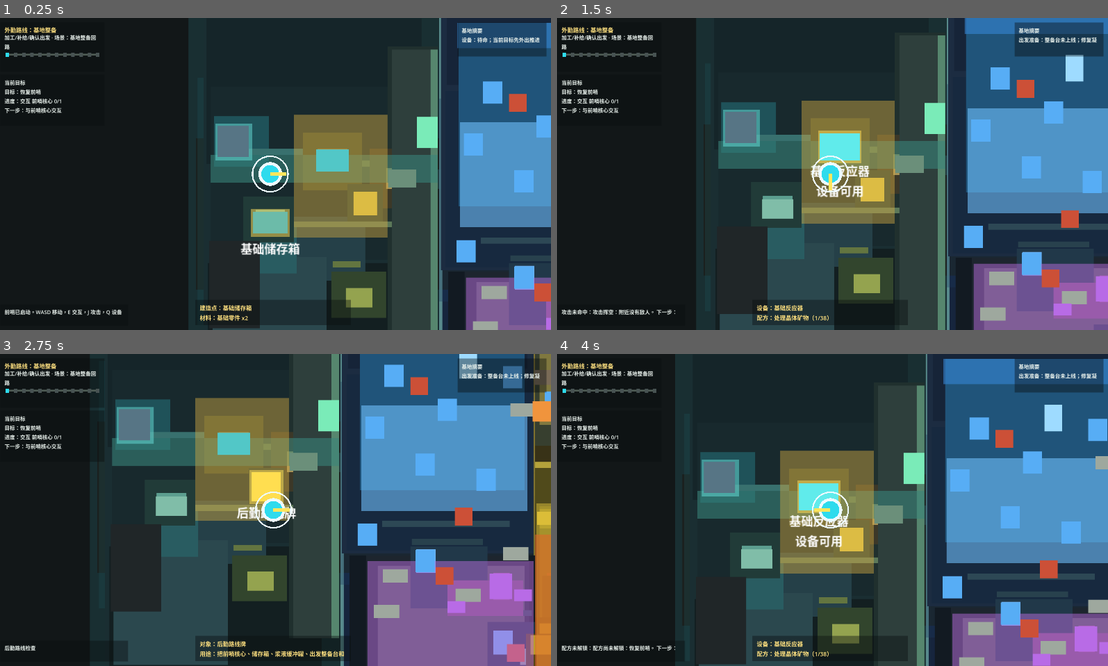
Above: before the commit, frames 1-4 (two rows, left to right).
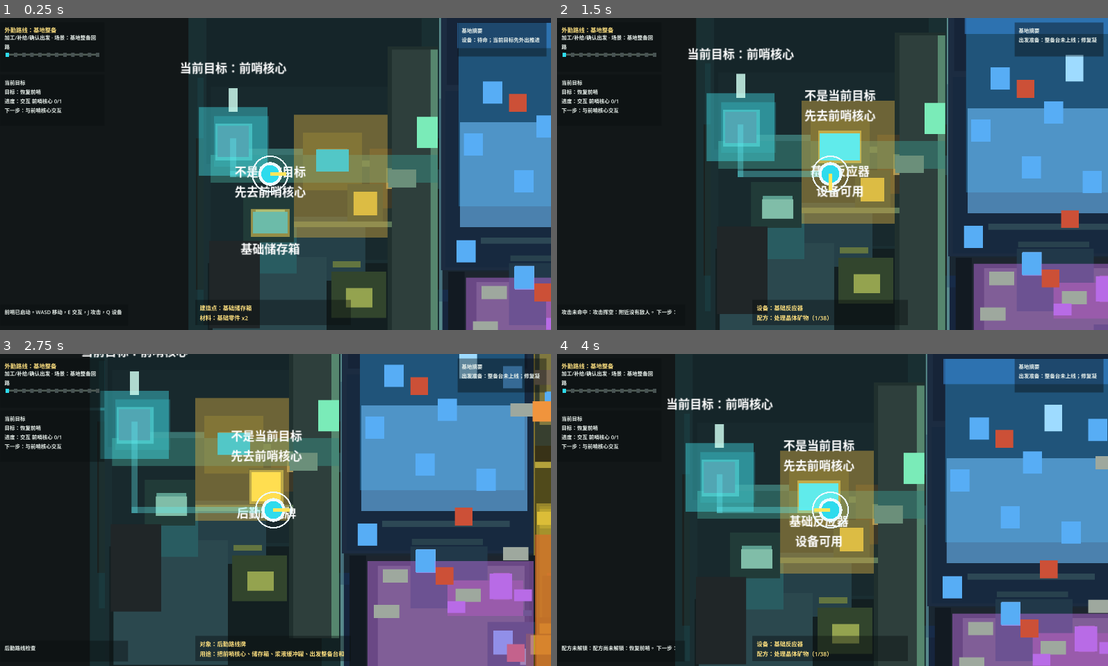
Above: after the commit, the same moments.

Repository: laugh0608/RadishCatalyst
Game: Godot game, scene res://scenes/boot/Boot.tscn
Same seed, same stepped clock (60 frames per second), same inputs: the game is played once before the commit and once after it.
Inputs (mouse positions are in pixels of both pictures, inside the frame that each line leads up to):
- Up to frame 1 (0.25 s): no input
- Up to frame 2 (1.5 s): tap Enter at 0.5 s; move the mouse to (953, 158) at 0.52 s; hold D (move_right) 0.53-1.28 s; tap E (interact) at 0.6 s; click (953, 158) at 0.67 s; move the mouse to (716, 189) at 1.27 s; hold S (move_down) from 1.28 s (still down); tap J (attack) at 1.35 s
- Up to frame 3 (2.75 s): tap E (interact) at 1.55, 2.3 s; move the mouse to (330, 441) at 2.02 s; release S (move_down) at 2.03 s; hold D (move_right) from 2.03 s (still down); hold R (cycle_recipe) from 2.03 s (still down)
- Up to frame 4 (4 s): move the mouse to (804, 572) at 2.77 s; release D (move_right) at 2.78 s; release R (cycle_recipe) at 2.78 s; hold W (move_up) 2.78-3.53 s; tap E (interact) at 2.85, 3.8 s; click (804, 572) at 2.92 s; move the mouse to (997, 556) at 3.52 s; hold A (move_left) from 3.53 s (still down); tap C (tactical_scan) at 3.6 s

The runs differ from the first frame. In frame 1, 3.7% of the frame differs, in the area x 32-56%, y 14-58%; in frame 2, 4.3%, in the area x 23-58%, y 9-52%; in frame 3, 4.3%; in frame 4, 4.2%.

Commit message:
feat: 增加当前目标场景导引

Diff:
--- a/client/scenes/maps/VerticalSliceMap.tscn
+++ b/client/scenes/maps/VerticalSliceMap.tscn
@@ -1,10 +1,11 @@
-[gd_scene load_steps=6 format=3]
+[gd_scene load_steps=7 format=3]
 
 [ext_resource type="Script" path="res://scripts/map/vertical_slice_map.gd" id="1_map"]
 [ext_resource type="PackedScene" path="res://scenes/actors/Player.tscn" id="2_player"]
 [ext_resource type="PackedScene" path="res://scenes/maps/PrototypeInteractable.tscn" id="3_interactable"]
 [ext_resource type="PackedScene" path="res://scenes/actors/PrototypeEnemy.tscn" id="4_enemy"]
 [ext_resource type="Script" path="res://scripts/map/prototype_visual_priority_layer.gd" id="5_visual_priority"]
+[ext_resource type="Script" path="res://scripts/map/current_objective_guidance_layer.gd" id="6_objective_guidance"]
 
 [node name="VerticalSliceMap" type="Node2D"]
 script = ExtResource("1_map")
@@ -1397,6 +1398,9 @@
 
 [node name="PrototypeVisualPriorityLayer" type="Node2D" parent="."]
 script = ExtResource("5_visual_priority")
+
+[node name="CurrentObjectiveGuidanceLayer" type="Node2D" parent="."]
+script = ExtResource("6_objective_guidance")
 
 [node name="Player" parent="." instance=ExtResource("2_player")]
 position = Vector2(-250, -48)
--- a/client/scripts/checks/demo_prototype_visual_pass_check.gd
+++ b/client/scripts/checks/demo_prototype_visual_pass_check.gd
@@ -27,6 +27,7 @@
 func _run_checks() -> void:
 	_check_visual_priority_profile_coverage()
 	_check_scene_visual_priority_layer()
+	_check_current_objective_guidance_layer()
 	_check_startup_readability_scope()
 	_check_visual_state_methods()
 	_check_visual_refresher_state_alignment()
@@ -63,6 +64,28 @@
 		_expect_equal(layer.get_generated_cue_count(), 36, "visual priority layer creates three cues per region")
 		for region_id in PrototypeVisualPriorityProfile.get_region_ids():
 			_check_region_cues(map, layer, region_id)
+	map.free()
+
+
+func _check_current_objective_guidance_layer() -> void:
+	var map := _create_setup_map()
+	var layer := map.get_node("CurrentObjectiveGuidanceLayer") as CurrentObjectiveGuidanceLayer
+	var target := map.get_node("Interactables/OutpostCore") as PrototypeInteractable
+	var storage := map.get_node("Interactables/BasicStorageBuildSite") as PrototypeInteractable
+	_expect_equal(layer != null, true, "current objective guidance layer exists")
+	if layer == null:
+		map.free()
+		return
+
+	layer.refresh_guidance()
+	_expect_equal(layer.is_target_guidance_visible(), true, "startup outpost core target guidance is visible")
+	_expect_equal(layer.get_node_or_null("CurrentObjectiveTargetLabel") != null, true, "current target label exists")
+	storage.set_focus_visual(true)
+	layer.refresh_guidance()
+	_expect_equal(layer.is_off_target_hint_visible(), true, "focused non-target object shows current objective hint")
+	target.set_restored_outpost_core_visual()
+	layer.refresh_guidance()
+	_expect_equal(layer.is_target_guidance_visible(), false, "current objective guidance hides after outpost core restore")
 	map.free()
 
 
--- /dev/null
+++ b/client/scripts/map/current_objective_guidance_layer.gd
@@ -0,0 +1,195 @@
+extends Node2D
+class_name CurrentObjectiveGuidanceLayer
+
+const TARGET_PATH := "Interactables/OutpostCore"
+const INTERACTABLES_PATH := "Interactables"
+const PLAYER_PATH := "Player"
+const TARGET_GUIDANCE_NAME := "CurrentObjectiveTargetHalo"
+const TARGET_PIN_NAME := "CurrentObjectiveTargetPin"
+const ROUTE_HORIZONTAL_NAME := "CurrentObjectiveRouteHorizontal"
+const ROUTE_VERTICAL_NAME := "CurrentObjectiveRouteVertical"
+const TARGET_LABEL_NAME := "CurrentObjectiveTargetLabel"
+const OFF_TARGET_LABEL_NAME := "CurrentObjectiveOffTargetLabel"
+const TARGET_COLOR := Color(0.28, 0.96, 1.0, 0.38)
+const TARGET_PIN_COLOR := Color(0.82, 1.0, 0.95, 0.82)
+const ROUTE_COLOR := Color(0.38, 0.94, 0.96, 0.34)
+const OFF_TARGET_LABEL_TEXT := "不是当前目标\n先去前哨核心"
+
+var target_halo: ColorRect
+var target_pin: ColorRect
+var route_horizontal: ColorRect
+var route_vertical: ColorRect
+var target_label: Label
+var off_target_label: Label
+
+
+func _ready() -> void:
+	z_index = 80
+	_ensure_visual_nodes()
+	refresh_guidance()
+
+
+func _process(_delta: float) -> void:
+	refresh_guidance()
+
+
+func refresh_guidance() -> void:
+	_ensure_visual_nodes()
+	var target := _get_target()
+	var active := _is_target_active(target)
+	_set_target_visuals_visible(active)
+	if not active:
+		return
+
+	_position_target_visuals(target)
+	_position_route_visuals(target)
+	_refresh_off_target_hint(target)
+
+
+func is_target_guidance_visible() -> bool:
+	_ensure_visual_nodes()
+	return target_halo != null and target_halo.visible
+
+
+func is_off_target_hint_visible() -> bool:
+	_ensure_visual_nodes()
+	return off_target_label != null and off_target_label.visible
+
+
+func _ensure_visual_nodes() -> void:
+	if target_halo != null:
+		return
+	target_halo = _create_color_rect(TARGET_GUIDANCE_NAME, TARGET_COLOR)
+	target_pin = _create_color_rect(TARGET_PIN_NAME, TARGET_PIN_COLOR)
+	route_horizontal = _create_color_rect(ROUTE_HORIZONTAL_NAME, ROUTE_COLOR)
+	route_vertical = _create_color_rect(ROUTE_VERTICAL_NAME, ROUTE_COLOR)
+	target_label = _create_label(TARGET_LABEL_NAME, "当前目标：前哨核心")
+	off_target_label = _create_label(OFF_TARGET_LABEL_NAME, OFF_TARGET_LABEL_TEXT)
+
+
+func _create_color_rect(node_name: String, color: Color) -> ColorRect:
+	var rect := ColorRect.new()
+	rect.name = node_name
+	rect.color = color
+	rect.visible = false
+	add_child(rect)
+	return rect
+
+
+func _create_label(node_name: String, text: String) -> Label:
+	var label := Label.new()
+	label.name = node_name
+	label.text = text
+	label.horizontal_alignment = HORIZONTAL_ALIGNMENT_CENTER
+	label.visible = false
+	add_child(label)
+	return label
+
+
+func _set_target_visuals_visible(visible: bool) -> void:
+	for node in [target_halo, target_pin, route_horizontal, route_vertical, target_label]:
+		if node != null:
+			node.visible = visible
+	if off_target_label != null and not visible:
+		off_target_label.visible = false
+
+
+func _position_target_visuals(target: PrototypeInteractable) -> void:
+	_set_rect(target_halo, target.position + Vector2(-46.0, -46.0), Vector2(92.0, 92.0))
+	_set_rect(target_pin, target.position + Vector2(-6.0, -72.0), Vector2(12.0, 32.0))
+	_set_label_rect(target_label, target.position + Vector2(-92.0, -112.0), Vector2(184.0, 26.0))
+
+
+func _position_route_visuals(target: PrototypeInteractable) -> void:
+	var player := _get_player()
+	if player == null:
+		route_horizontal.visible = false
+		route_vertical.visible = false
+		return
+	var start := player.position
+	var end := target.position
+	var corner := Vector2(end.x, start.y)
+	_set_rect_between(route_horizontal, start, corner, 8.0)
+	_set_rect_between(route_vertical, corner, end, 8.0)
+
+
+func _refresh_off_target_hint(target: PrototypeInteractable) -> void:
+	var focused := _get_focused_non_target_interactable(target)
+	if focused == null:
+		off_target_label.visible = false
+		return
+	_set_label_rect(off_target_label, focused.position + Vector2(-92.0, -82.0), Vector2(184.0, 42.0))
+	off_target_label.visible = true
+
+
+func _set_rect(rect: ColorRect, top_left: Vector2, size: Vector2) -> void:
+	if rect == null:
+		return
+	rect.offset_left = top_left.x
+	rect.offset_top = top_left.y
+	rect.offset_right = top_left.x + size.x
+	rect.offset_bottom = top_left.y + size.y
+
+
+func _set_rect_between(rect: ColorRect, start: Vector2, end: Vector2, thickness: float) -> void:
+	if rect == null:
+		return
+	var left := minf(start.x, end.x) - thickness * 0.5
+	var top := minf(start.y, end.y) - thickness * 0.5
+	var width := absf(start.x - end.x) + thickness
+	var height := absf(start.y - end.y) + thickness
+	_set_rect(rect, Vector2(left, top), Vector2(width, height))
+	rect.visible = width > thickness or height > thickness
+
+
+func _set_label_rect(label: Label, top_left: Vector2, size: Vector2) -> void:
+	if label == null:
+		return
+	label.offset_left = top_left.x
+	label.offset_top = top_left.y
+	label.offset_right = top_left.x + size.x
+	label.offset_bottom = top_left.y + size.y
+
+
+func _get_target() -> PrototypeInteractable:
+	return _get_map_node(TARGET_PATH) as PrototypeInteractable
+
+
+func _get_player() -> Node2D:
+	return _get_map_node(PLAYER_PATH) as Node2D
+
+
+func _get_focused_non_target_interactable(target: PrototypeInteractable) -> PrototypeInteractable:
+	var interactables := _get_map_node(INTERACTABLES_PATH)
+	if interactables == null:
+		return null
+	for child in interactables.get_children():
+		if child == target or not child is PrototypeInteractable:
+			continue
+		var interactable := child as PrototypeInteractable
+		if _is_interactable_focused(interactable):
+			return interactable
+	return null
+
+
+func _is_target_active(target: PrototypeInteractable) -> bool:
+	if target == null or not target.visible or not target.monitoring:
+		return false
+	if target.interaction_type != "outpost_core":
+		return false
+	var label := target.get_node_or_null("Label") as Label
+	if label != null and label.text.find("已恢复") >= 0:
+		return false
+	return true
+
+
+func _is_interactable_focused(interactable: PrototypeInteractable) -> bool:
+	var focus_ring := interactable.get_node_or_null("FocusRing") as ColorRect
+	return focus_ring != null and focus_ring.visible
+
+
+func _get_map_node(path: String) -> Node:
+	var map := get_parent()
+	if map == null:
+		return null
+	return map.get_node_or_null(path)
Not shown, added: client/scripts/map/current_objective_guidance_layer.gd.uid
Not shown, changed: docs/devlogs/2026-W25.md
Not shown, changed: docs/features/demo-prototype-visual-pass-v1.md
Not shown, changed: docs/planning/current.md
Not shown, changed: docs/planning/daily-start.md
Not shown, changed: scripts/check-client-demo-prototype-visual-pass.ps1
Not shown, changed: scripts/check-client-demo-prototype-visual-pass.py
